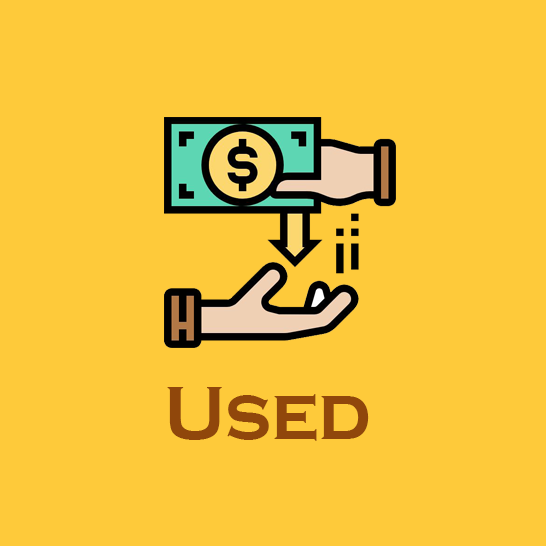
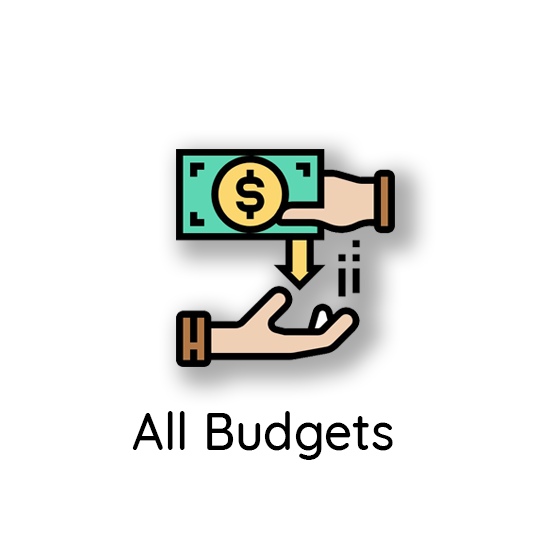
Layers edited between the first and the second 546×546 image:
painted on "Layer 1" over 164, 117, 396, 367
renamed "Used" to "Al All Budgets", painted on it over 132, 387, 393, 460
painted on "Rectangle 1" over 0, 0, 546, 546
